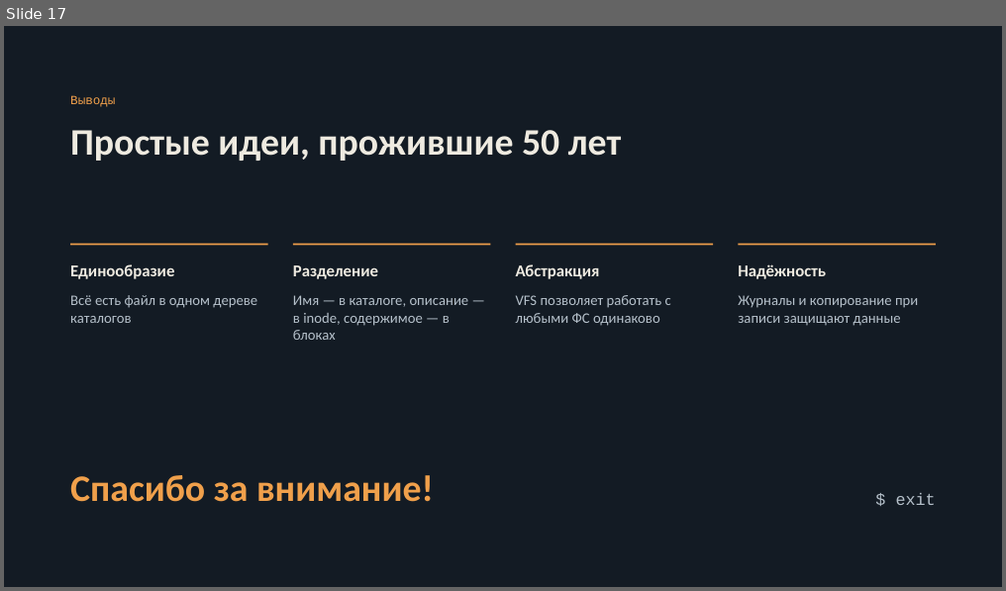
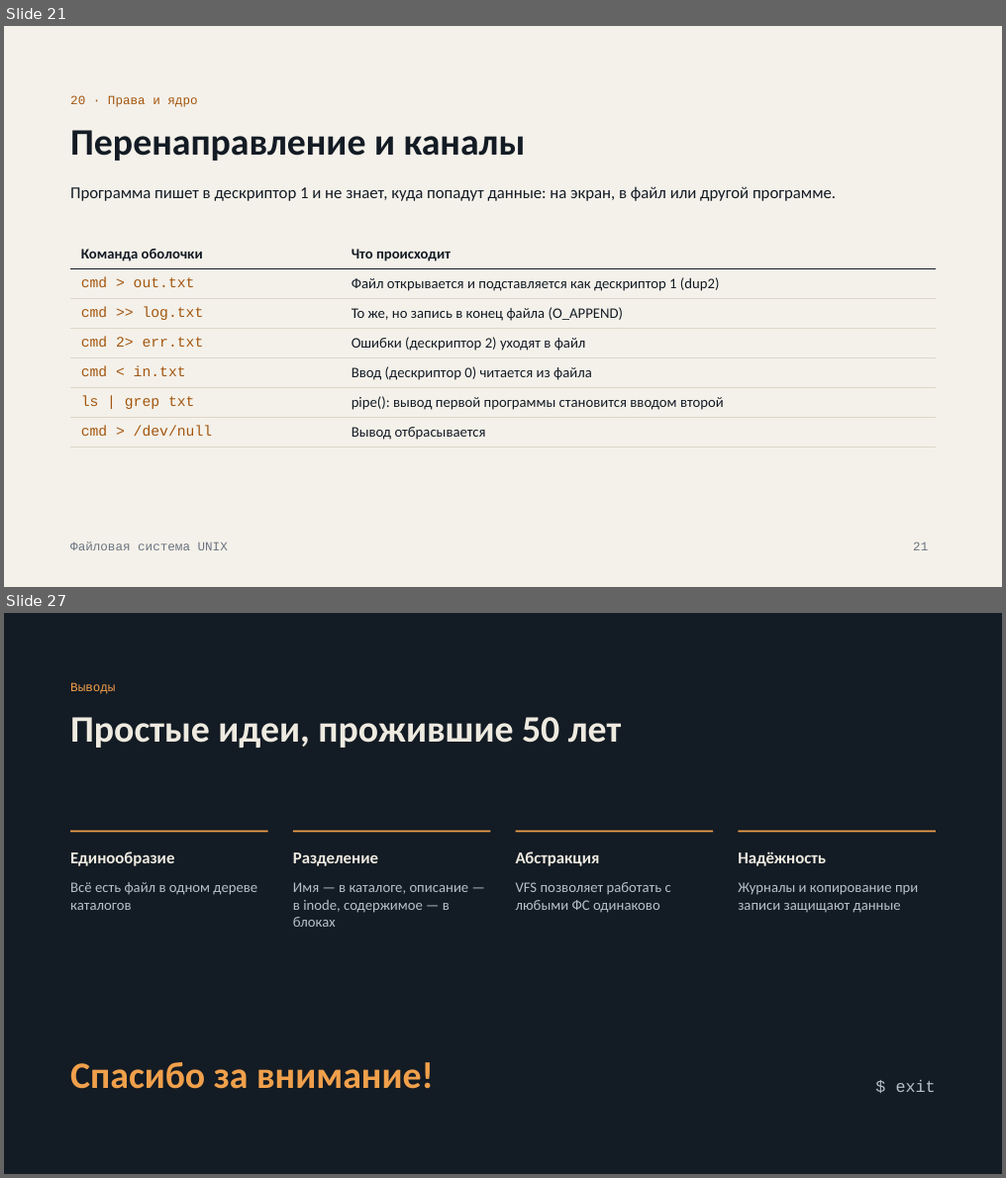
Before and after one commit to bytiki/gazyava, a slide deck: unix-file-system.pptx. Shown one above the other, each under a label of ours: slide 17 before the commit, slides 21 and 27 after it; the slides between them are not shown. The pictures are 1006x591 and 1006x1178 pixels, drawn with LibreOffice and Linux fonts; fonts in the diff are those of the drawing. Boxes give left, top, right and bottom in pixels: in the first picture for what was removed or moved away, otherwise in the second. Text is boxed around its words. In the diff, an @@ line names an element or a change of style, - is before the commit and + after.

```diff
--- a/unix-file-system.pptx
+++ b/unix-file-system.pptx
@@ slide 21 added at box(4, 26, 1002, 587), background #F4F1EA @@
@@ text added at box(70, 95, 197, 107), 12 pt, text #A3560F @@
+20 · Права и ядро
@@ title added at box(70, 130, 526, 161), 36 pt, text #131B24, bold @@
+Перенаправление и каналы
@@ text added at box(70, 186, 836, 201), 16 pt, text #131B24 @@
+Программа пишет в дескриптор 1 и не знает, куда попадут данные: на экран, в файл или другой программе.
@@ table added at box(70, 240, 936, 444), 7 rows, 2 columns @@
+Команда оболочки | Что происходит
+cmd > out.txt | Файл открывается и подставляется как дескриптор 1 (dup2)
+cmd >> log.txt | То же, но запись в конец файла (O_APPEND)
+cmd 2> err.txt | Ошибки (дескриптор 2) уходят в файл
+cmd < in.txt | Ввод (дескриптор 0) читается из файла
+ls | grep txt | pipe(): вывод первой программы становится вводом второй
+cmd > /dev/null | Вывод отбрасывается
@@ text added at box(70, 542, 228, 551), 12 pt, text #6B7480 @@
+Файловая система UNIX
@@ page number added at box(913, 542, 928, 551), 12 pt, text #6B7480 @@
+21
@@ what was slide 17 is now slide 27 @@
```
Also in this commit, not shown: 15 slides changed, 9 other slides added.
